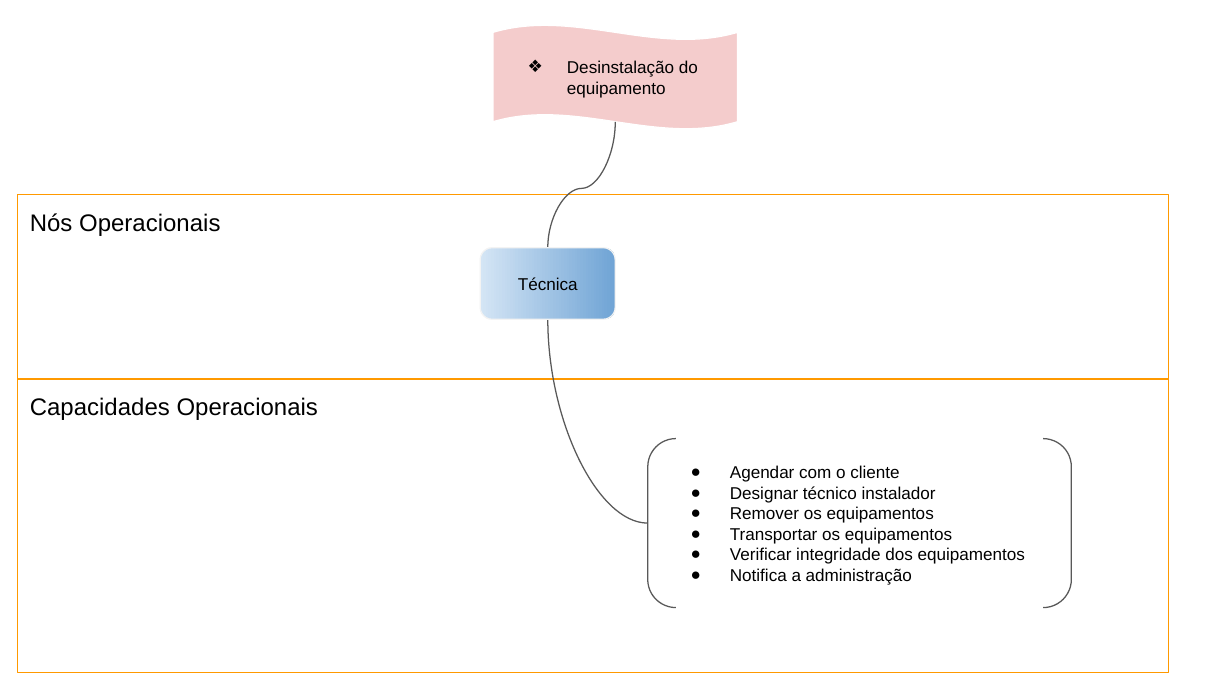
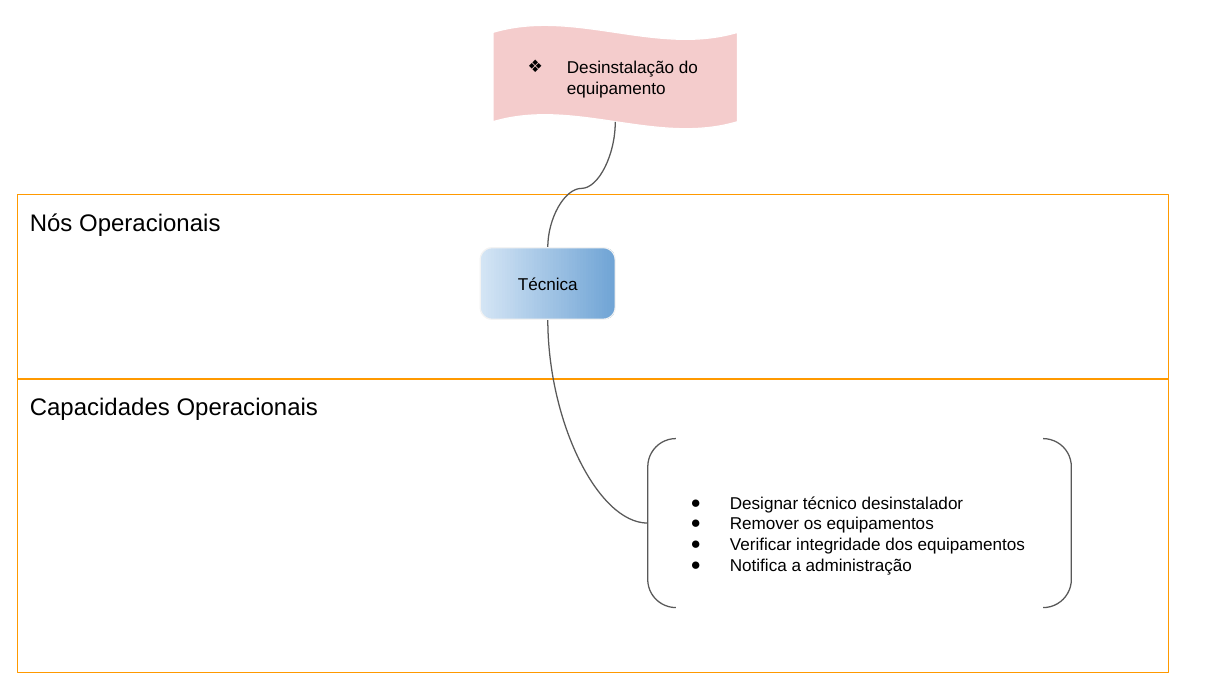
Before and after one commit to somosafsociety/Eng-Soft-EC2A, a slide deck: slide 4 of 15. Arquitetura de Negócio para cada Cenário.pptx. Drawn at 1232x693 pixels with LibreOffice and Linux fonts; fonts in the diff are those of the drawing. Boxes give left, top, right and bottom in pixels: in the first picture for what was removed or moved away, otherwise in the second. Text is boxed around its words. In the diff, an @@ line names an element or a change of style, - is before the commit and + after.

```diff
--- a/15. Arquitetura de Negócio para cada Cenário.pptx
+++ b/15. Arquitetura de Negócio para cada Cenário.pptx
@@ text in bracket pair at bbox=[730, 496, 963, 513]: text changed @@
-● Agendar com o cliente
-● Designar técnico instalador
+● Designar técnico desinstalador
@@ text in bracket pair at bbox=[730, 527, 952, 544]: paragraph removed @@
-● Transportar os equipamentos
```
Also in this commit, not shown: 3 other slides changed, 6 other files.
